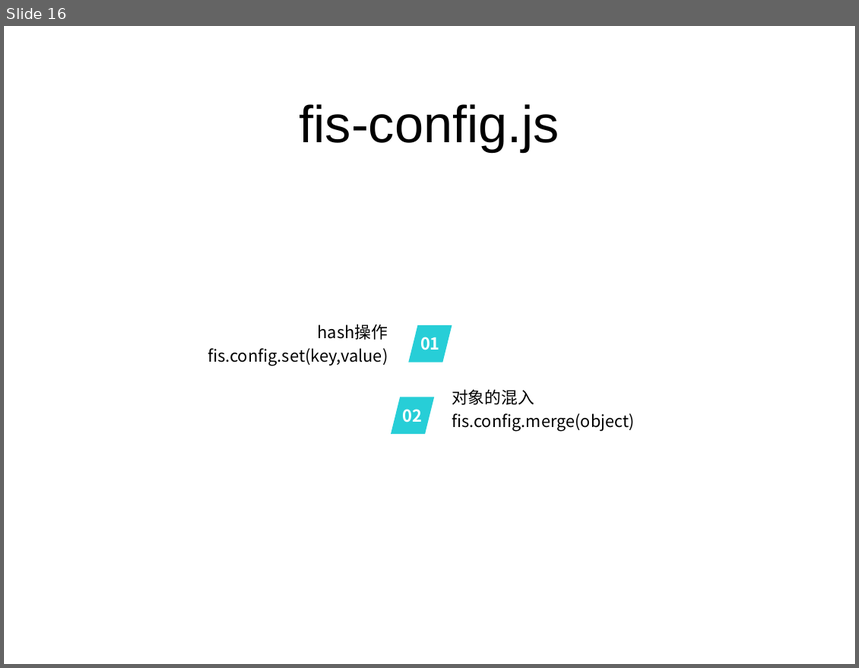
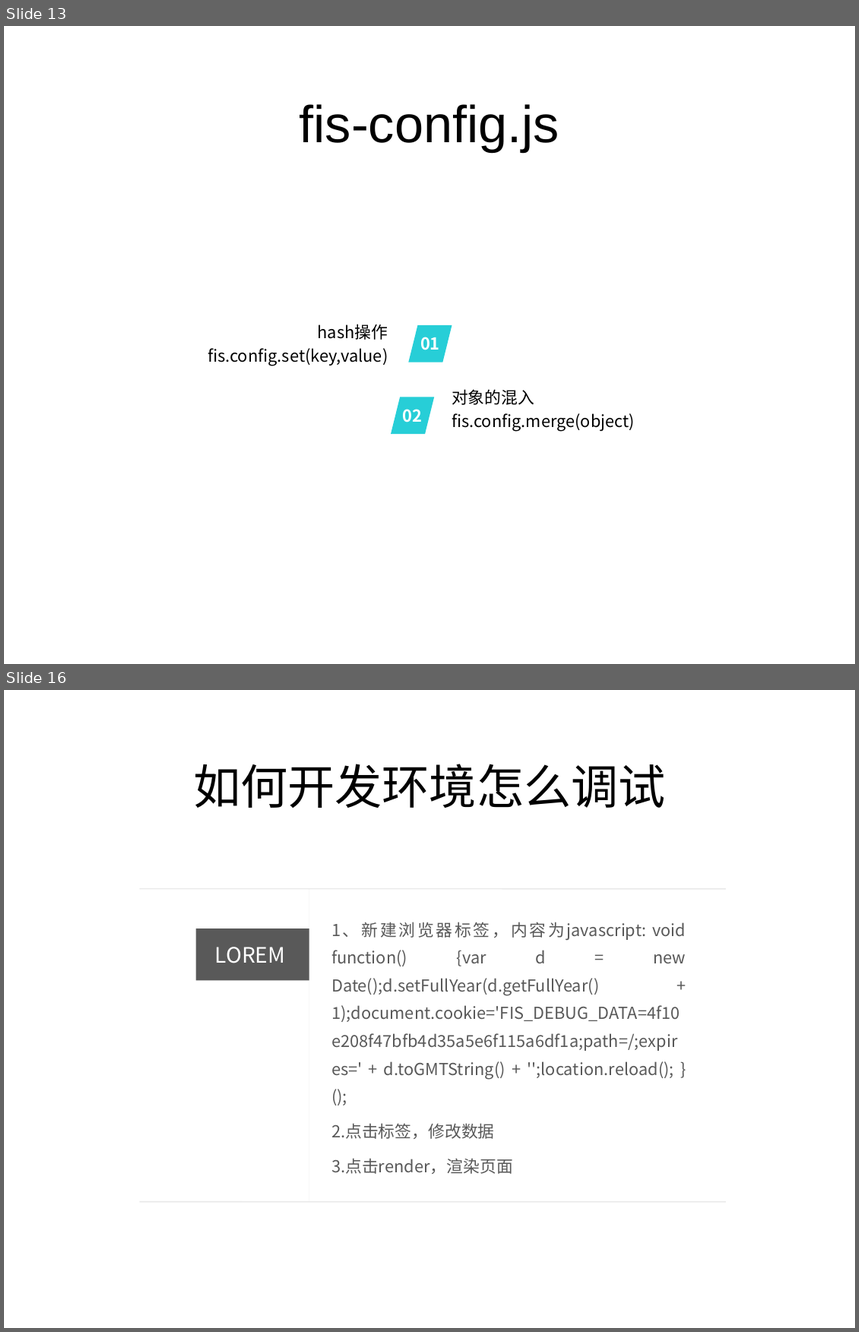
Before and after one commit to somenotes/fis, a slide deck: fis学习.ppt. Shown one above the other, each under a label of ours: slide 16 before the commit, slides 13 and 16 after it; the slides between them are not shown. The pictures are 859x668 and 859x1332 pixels, drawn with LibreOffice and Linux fonts; fonts in the diff are those of the drawing. Boxes give left, top, right and bottom in pixels: in the first picture for what was removed or moved away, otherwise in the second. Text is boxed around its words. In the diff, an @@ line names an element or a change of style, - is before the commit and + after.

```diff
--- a/fis学习.ppt
+++ b/fis学习.ppt
@@ slide 16 added at [4, 690, 855, 1328], background #FFFFFF @@
@@ title added at [193, 764, 666, 808], 40 pt, text #000000 @@
+如何开发环境怎么调试
@@ line added from (139, 889) to (726, 889), #EAEAEA 0.99 pt @@
@@ line added from (310, 889) to (310, 1201), #EAEAEA 0.26 pt @@
@@ rectangle added at [196, 929, 310, 981], fill #595959, 18 pt, text #FFFFFF @@
+LOREM
@@ text added at [332, 922, 686, 1174], 14 pt, text #595959 @@
+1、新建浏览器标签，内容为javascript: void function() {var d = new Date();d.setFullYear(d.getFullYear() + 1);document.cookie='FIS_DEBUG_DATA=4f10e208f47bfb4d35a5e6f115a6df1a;path=/;expires=' + d.toGMTString() + '';location.reload(); }();
+2.点击标签，修改数据
+3.点击render，渲染页面
@@ line added from (139, 1202) to (726, 1202), #EAEAEA 0.99 pt @@
@@ what was slide 16 is now slide 13 @@
```
Also in this commit, not shown: 9 slides changed, 5 other slides added, 1 slide removed, 1 other file.
